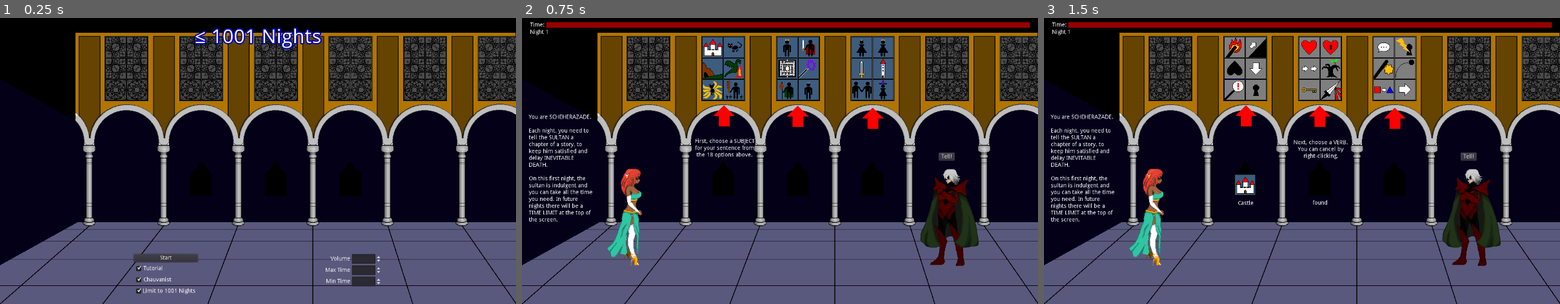
Above: before the commit, frames 1-3 (left to right).
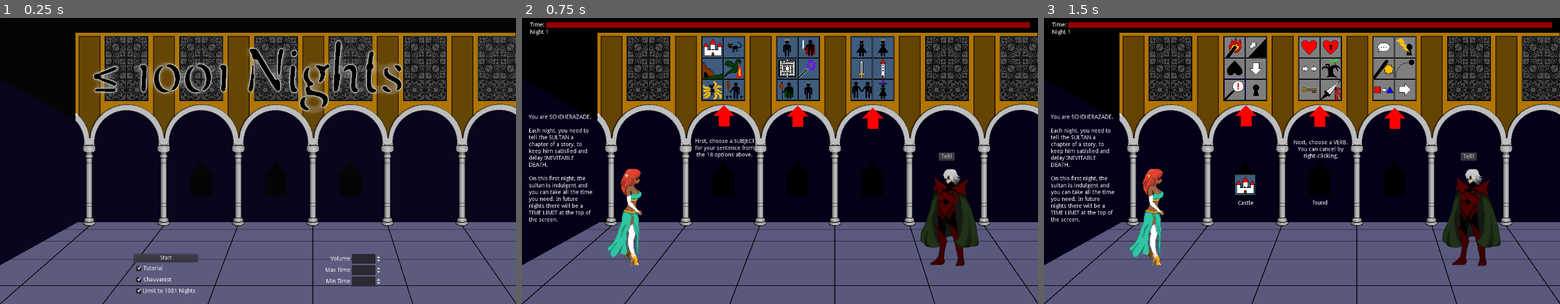
Above: after the commit, the same moments.

Repository: alpacanumerals/LD50
Game: Godot game, scene res://TitleScreen.tscn
Two runs of this game, one before a commit and one after it. Both use one fixed random seed, a clock stepped at 60 frames per second and the inputs below.
Inputs (mouse positions are in pixels of both pictures, inside the frame that each line leads up to):
- Up to frame 1 (0.25 s): no input
- Up to frame 2 (0.75 s): click "Start" at 0.5 s
- Up to frame 3 (1.5 s): tap Enter at 1.25 s; drag from (1234, 46) to (1245, 183) at 1.27 s

The runs differ from the first frame. In frame 1, 5.3% of the frame differs, in the area x 17-79%, y 3-34%; in frame 2, nothing differs; in frame 3, nothing differs.

Commit message:
pretty title

Diff:
--- a/TitleScreen.tscn
+++ b/TitleScreen.tscn
@@ -1,7 +1,7 @@
 [gd_scene load_steps=6 format=2]
 
 [ext_resource path="res://TitleScreen.gd" type="Script" id=1]
-[ext_resource path="res://fonts/OpenSans_title.tres" type="DynamicFont" id=2]
+[ext_resource path="res://assets/title.png" type="Texture" id=2]
 [ext_resource path="res://assets/chamber.png" type="Texture" id=3]
 [ext_resource path="res://min_time_spin.gd" type="Script" id=4]
 [ext_resource path="res://max_time_spin.gd" type="Script" id=5]
@@ -14,24 +14,16 @@
 margin_right = -20.0
 margin_bottom = -20.0
 script = ExtResource( 1 )
-__meta__ = {
-"_edit_use_anchors_": false
-}
 
 [node name="VBoxContainer" type="VBoxContainer" parent="."]
 margin_right = 1240.0
 margin_bottom = 680.0
 
-[node name="Label" type="Label" parent="VBoxContainer"]
-margin_right = 1240.0
-margin_bottom = 67.0
-custom_fonts/font = ExtResource( 2 )
-text = "≤ 1001 Nights"
-align = 1
-valign = 1
+[node name="Title" type="Sprite" parent="VBoxContainer"]
+position = Vector2( 621, 341 )
+texture = ExtResource( 2 )
 
 [node name="TextureRect" type="TextureRect" parent="VBoxContainer"]
-margin_top = 71.0
 margin_right = 1240.0
 margin_bottom = 572.0
 size_flags_vertical = 3
